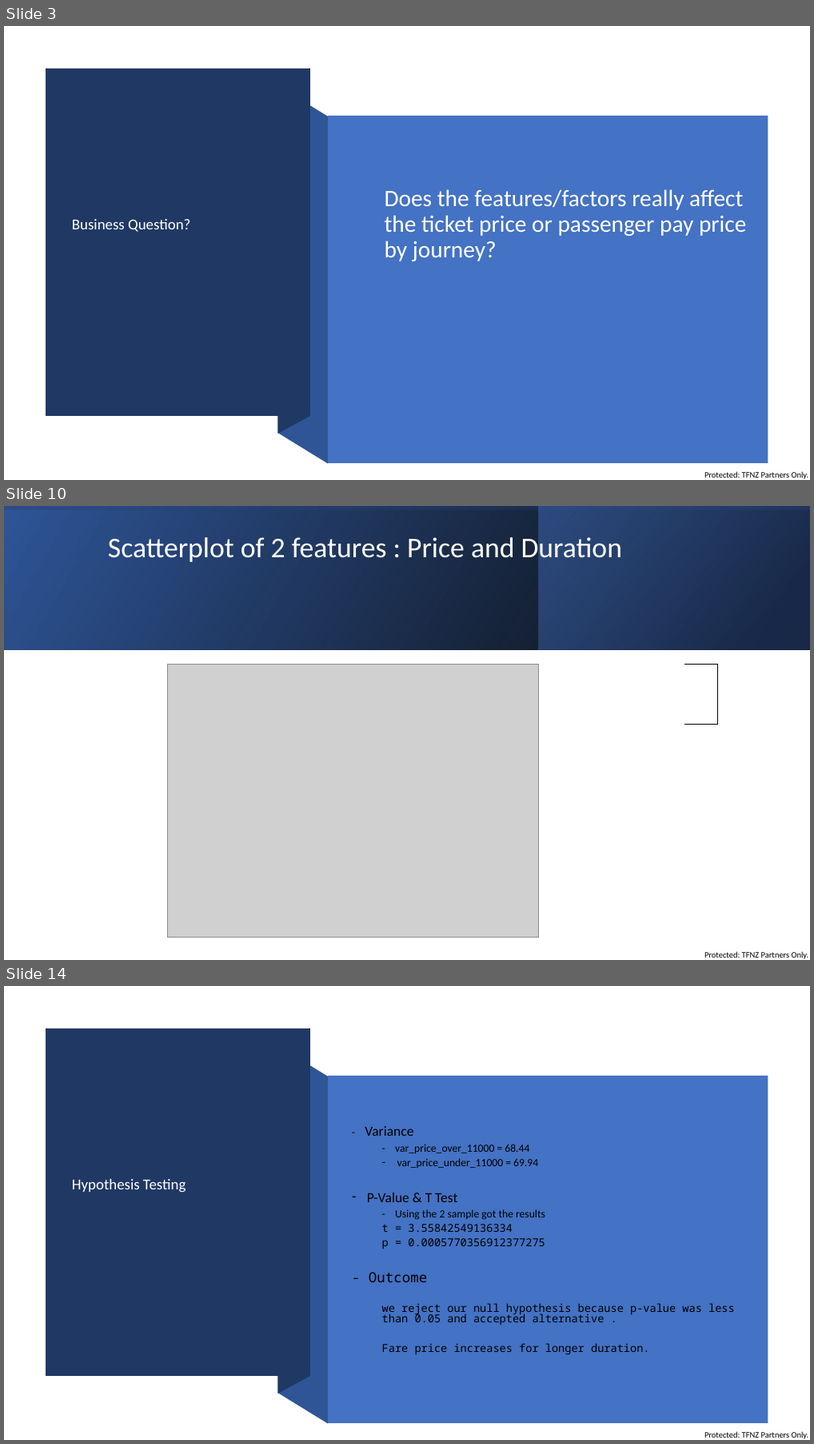
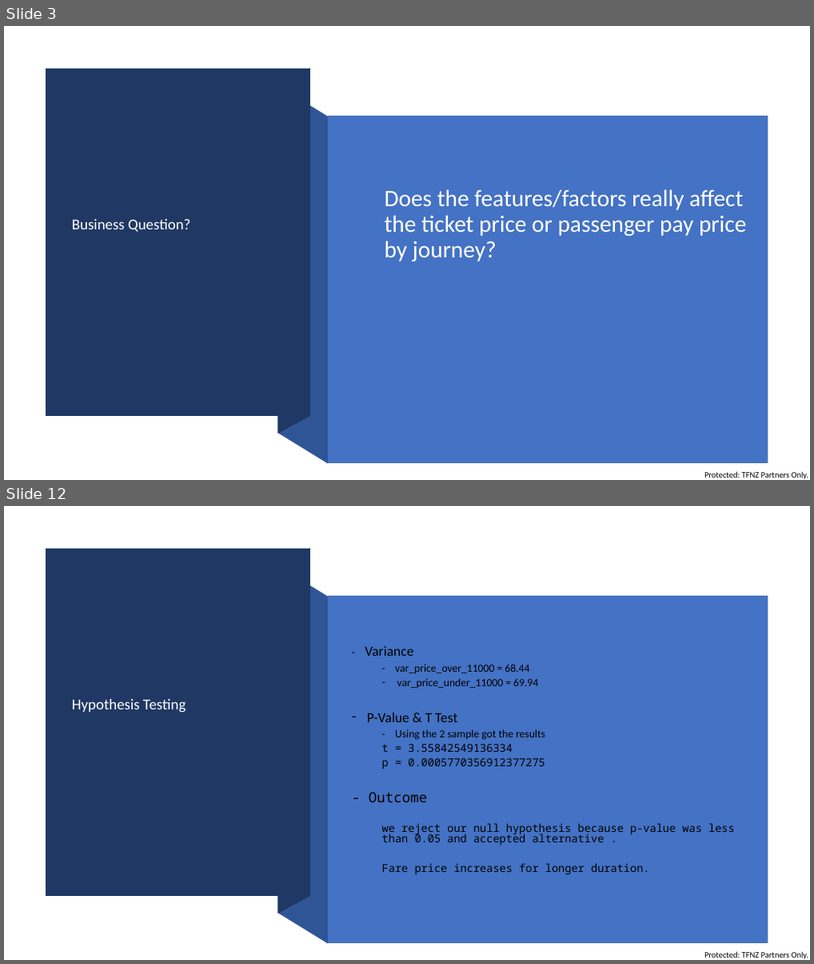
Before and after one commit to divraj2022/IOD_DIV, a slide deck: Mini Project 1/Mini Project 1.PPTX. Shown one above the other, each under a label of ours: slides 3, 10 and 14 before the commit, slides 3 and 12 after it; the slides between them are not shown. The pictures are 814x1444 and 814x964 pixels, drawn with LibreOffice and Linux fonts; fonts in the diff are those of the drawing; grey boxes stand for pictures. Boxes give left, top, right and bottom in pixels: in the first picture for what was removed or moved away, otherwise in the second. Text is boxed around its words. In the diff, an @@ line names an element or a change of style, - is before the commit and + after.

```diff
--- a/Mini Project 1/Mini Project 1.PPTX
+++ b/Mini Project 1/Mini Project 1.PPTX
@@ slide 10 removed at (4,506,810,960), background #FFFFFF; not listed: 1 template element that a slide beside it also shows @@
@@ rectangle removed at (4,506,810,649) @@
@@ rectangle removed at (4,506,810,649) @@
@@ rectangle removed at (538,506,810,649) @@
@@ title removed at (108,534,622,565) @@
-Scatterplot of 2 features : Price and Duration
@@ table removed at (77,664,718,953), 6 rows, 12 columns @@
- |  |  |  |  |  |  |  |  |  |  | 
- |  |  |  |  |  |  |  |  |  |  | 
- |  |  |  |  |  |  |  |  |  |  | 
- |  |  |  |  |  |  |  |  |  |  | 
- |  |  |  |  |  |  |  |  |  |  | 
- |  |  |  |  |  |  |  |  |  |  | 
@@ picture removed at (167,664,538,936) @@
@@ what was slide 14 is now slide 12 @@
```
Also in this commit, not shown: 4 slides changed, 5 slides added, 7 other slides removed, 1 other file.
